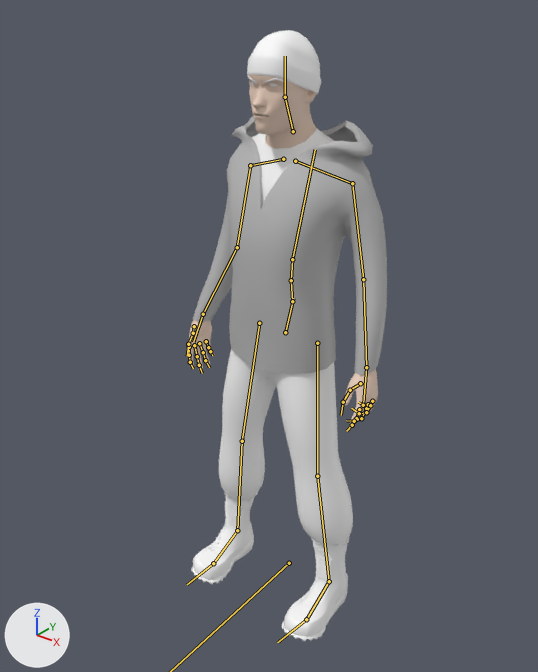
One commit to the FBX model Assets/Models/Character Model/Character_Model(Final).fbx: the scene before it, then after it.
Before and after are seen from a 50 mm lens placed at (11.23, -14.21, 17.38), pointed at (0.19, -0.42, 8.83). Arrows for +X, +Y and +Z are at lower left; the lights stay in place. The bones that bend it are drawn over the model as lines.

The first picture shows 'Hands', 'Hat2', 'Jacket', 'Skin4', 'boots', 'pants', 'shirt'.
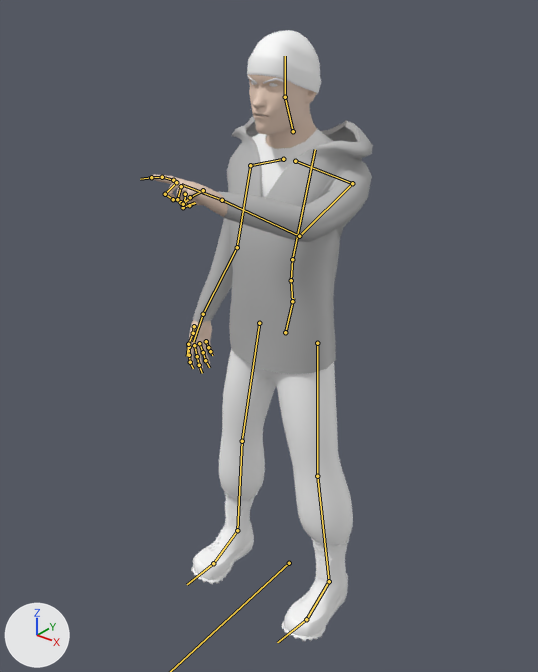
The newer file adds an action. The first version stands in its rest pose; the second is drawn at frame 21 of the action 'Take 001'.

Changed parts and their boxes [x1, y1, x2, y2] in the pictures (538 x 672 px):
'Jacket', posed (7% narrower)
    before: [193, 116, 387, 375]
    after: [193, 116, 373, 374]
'Hands', posed (59% narrower, 83% taller)
    before: [187, 320, 378, 427]
    after: [151, 175, 228, 372]
bone 'upperarm_l', root to tip
    before: (352, 183) to (363, 279)
    after: (352, 183) to (299, 236)
bone 'lowerarm_l', root to tip
    before: (363, 279) to (366, 367)
    after: (299, 236) to (222, 200)
bone 'hand_l', root to tip
    before: (366, 367) to (363, 403)
    after: (222, 200) to (181, 184)
bone 'index_01_l', root to tip
    before: (359, 409) to (356, 418)
    after: (173, 180) to (162, 177)
bone 'middle_01_l', root to tip
    before: (366, 408) to (361, 418)
    after: (176, 182) to (165, 194)
bone 'middle_02_l', root to tip
    before: (361, 418) to (354, 421)
    after: (165, 194) to (173, 199)
bone 'pinky_01_l', root to tip
    before: (372, 401) to (368, 404)
    after: (185, 194) to (184, 203)
bone 'pinky_02_l', root to tip
    before: (368, 404) to (363, 405)
    after: (184, 203) to (189, 205)
bone 'ring_01_l', root to tip
    before: (370, 405) to (366, 412)
    after: (181, 186) to (177, 199)
bone 'thumb_01_l', root to tip
    before: (360, 383) to (350, 390)
    after: (203, 190) to (190, 197)
bone 'thumb_02_l', root to tip
    before: (350, 390) to (343, 402)
    after: (190, 197) to (183, 204)

Edits to the bpy script that builds the scene:
```text
Change bone_upperarm_l:
    where bone_upperarm_l = bpy.data.objects['Game_engine'].pose.bones['upperarm_l']  # child of 'clavicle_l'
    bone_upperarm_l.rotation_quaternion: (1.0, 0.0, 0.0, 0.0) -> (0.805, 0.576, 0.135, 0.04)  # degrees (0, 0, 0) -> degrees (72, 10, 13)
Change bone_lowerarm_l:
    where bone_lowerarm_l = bpy.data.objects['Game_engine'].pose.bones['lowerarm_l']  # child of 'upperarm_l'
    bone_lowerarm_l.rotation_quaternion: (1.0, 0.0, 0.0, 0.0) -> (0.963, 0.267, -0.023, 0.004)  # degrees (0, 0, 0) -> degrees (31, -3, 0)
Change bone_hand_l:
    where bone_hand_l = bpy.data.objects['Game_engine'].pose.bones['hand_l']  # child of 'lowerarm_l'
    bone_hand_l.rotation_quaternion: (1.0, 0.0, 0.0, 0.0) -> (0.918, 0.094, 0.382, 0.042)  # degrees (0, 0, 0) -> degrees (17, 44, 12)
Change bone_index_01_l:
    where bone_index_01_l = bpy.data.objects['Game_engine'].pose.bones['index_01_l']  # child of 'hand_l'
    bone_index_01_l.rotation_quaternion: (1.0, 0.0, 0.0, 0.0) -> (0.995, -0.05, 0.045, -0.071)  # degrees (0, 0, 0) -> degrees (-6, 5, -8)
Change bone_middle_01_l:
    where bone_middle_01_l = bpy.data.objects['Game_engine'].pose.bones['middle_01_l']  # child of 'hand_l'
    bone_middle_01_l.rotation_quaternion: (1.0, 0.0, 0.0, 0.0) -> (0.949, 0.216, -0.043, 0.224)  # degrees (0, 0, 0) -> degrees (23, -10, 24)
Change bone_middle_02_l:
    where bone_middle_02_l = bpy.data.objects['Game_engine'].pose.bones['middle_02_l']  # child of 'middle_01_l'
    bone_middle_02_l.rotation_quaternion: (1.0, 0.0, 0.0, 0.0) -> (0.883, 0.287, -0.011, 0.371)  # degrees (0, 0, 0) -> degrees (31, -13, 42)
Change bone_pinky_01_l:
    where bone_pinky_01_l = bpy.data.objects['Game_engine'].pose.bones['pinky_01_l']  # child of 'hand_l'
    bone_pinky_01_l.rotation_quaternion: (1.0, 0.0, 0.0, 0.0) -> (0.879, 0.419, 0.028, 0.228)  # degrees (0, 0, 0) -> degrees (49, -8, 25)
Change bone_pinky_02_l:
    where bone_pinky_02_l = bpy.data.objects['Game_engine'].pose.bones['pinky_02_l']  # child of 'pinky_01_l'
    bone_pinky_02_l.rotation_quaternion: (1.0, 0.0, 0.0, 0.0) -> (0.967, 0.222, -0.012, 0.128)  # degrees (0, 0, 0) -> degrees (25, -5, 14)
Change bone_ring_01_l:
    where bone_ring_01_l = bpy.data.objects['Game_engine'].pose.bones['ring_01_l']  # child of 'hand_l'
    bone_ring_01_l.rotation_quaternion: (1.0, 0.0, 0.0, 0.0) -> (0.861, 0.4, 0.019, 0.314)  # degrees (0, 0, 0) -> degrees (46, -13, 35)
Change bone_thumb_01_l:
    where bone_thumb_01_l = bpy.data.objects['Game_engine'].pose.bones['thumb_01_l']  # child of 'hand_l'
    bone_thumb_01_l.rotation_quaternion: (1.0, 0.0, 0.0, 0.0) -> (0.972, 0.165, -0.13, 0.106)  # degrees (0, 0, 0) -> degrees (18, -17, 10)
Change bone_thumb_02_l:
    where bone_thumb_02_l = bpy.data.objects['Game_engine'].pose.bones['thumb_02_l']  # child of 'thumb_01_l'
    bone_thumb_02_l.rotation_quaternion: (1.0, 0.0, 0.0, 0.0) -> (0.927, 0.347, -0.018, 0.138)  # degrees (0, 0, 0) -> degrees (40, -7, 14)
```
